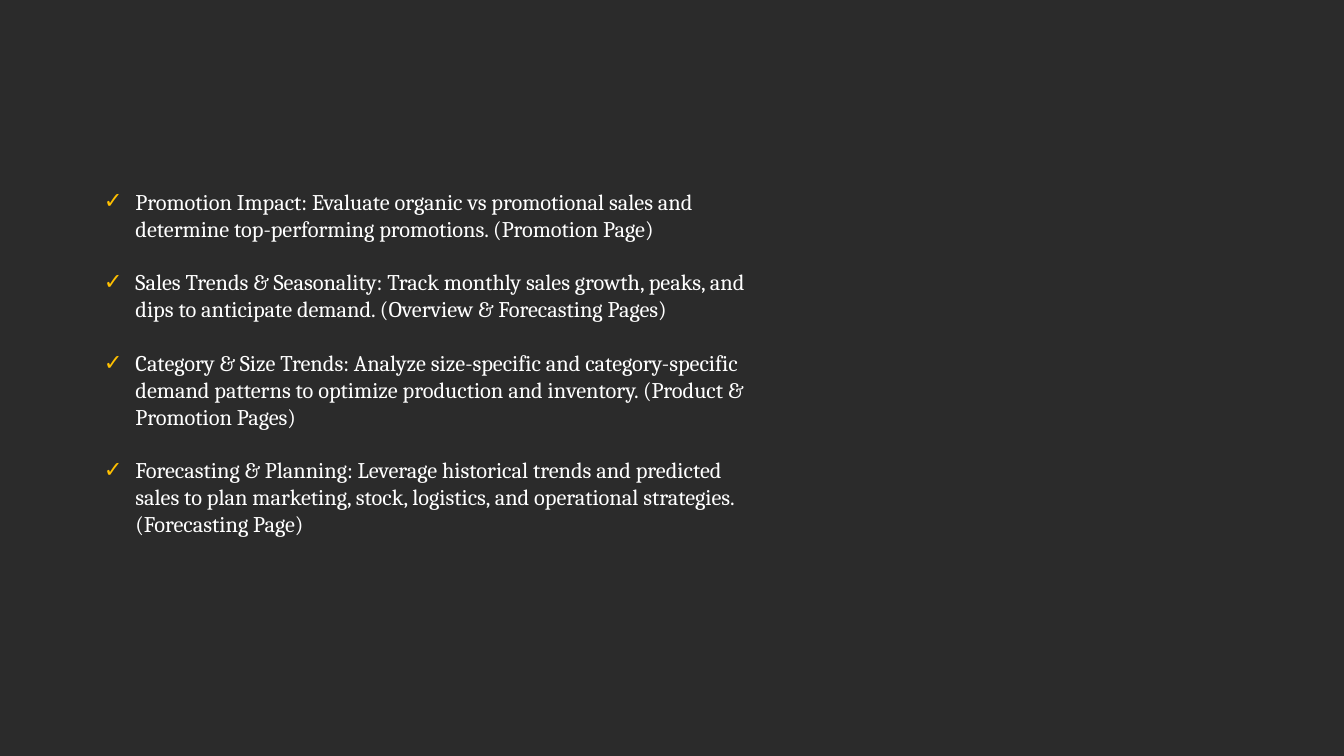
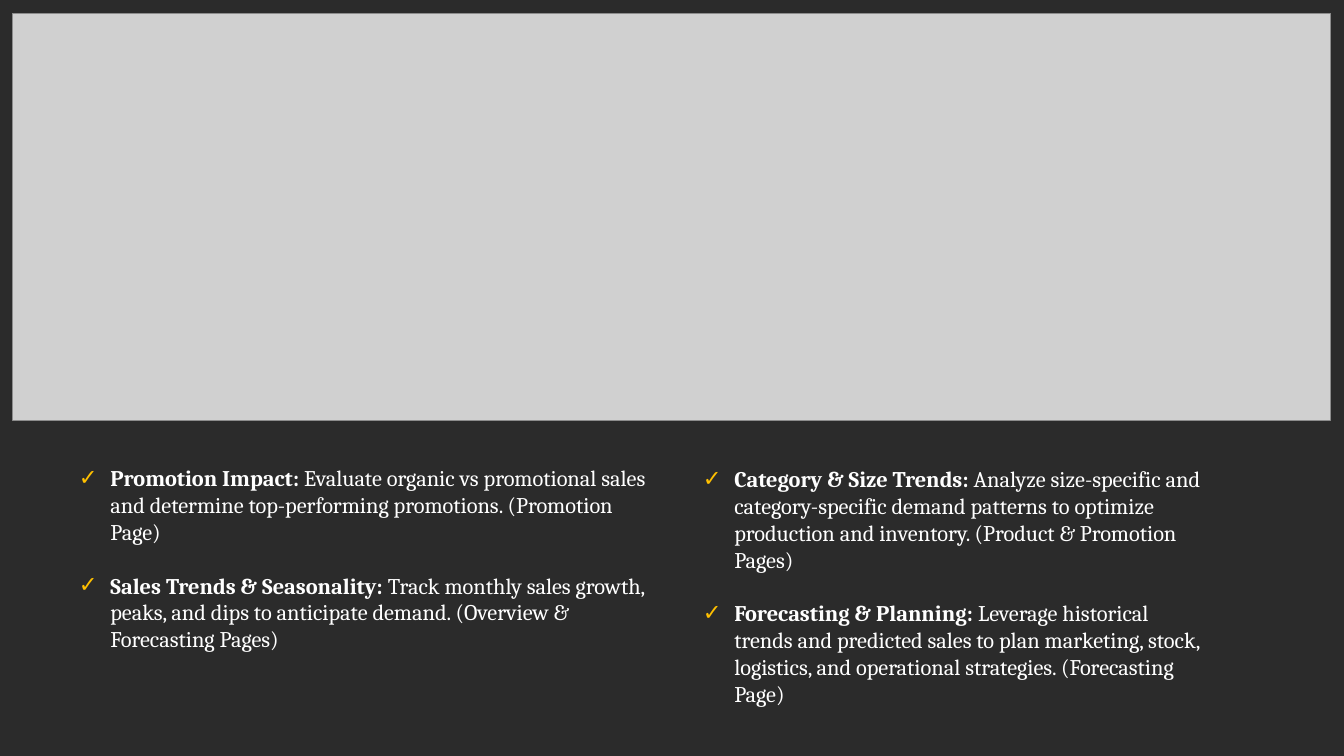
Before and after one commit to prafullwahatule/BI-Amazon-Sale-Report, a slide deck: slide 25 of Report/Amazon Sales Report.pptx. Drawn at 1344x756 pixels with LibreOffice and Linux fonts; fonts in the diff are those of the drawing; grey boxes stand for pictures; background and template pictures are left out; a plain dark background stands for a picture behind light text. Boxes give left, top, right and bottom in pixels: in the first picture for what was removed or moved away, otherwise in the second. Text is boxed around its words. In the diff, an @@ line names an element or a change of style, - is before the commit and + after.

```diff
--- a/Report/Amazon Sales Report.pptx
+++ b/Report/Amazon Sales Report.pptx
@@ picture added at [12, 13, 1331, 420] @@
@@ text at [135, 355, 737, 537]: paragraphs removed @@
-✓ Category & Size Trends: Analyze size-specific and category-specific demand patterns to optimize production and inventory. (Product & Promotion Pages)
-✓ Forecasting & Planning: Leverage historical trends and predicted sales to plan marketing, stock, logistics, and operational strategies. (Forecasting Page)
@@ text "Promotion Impact: Evaluate organic vs ...": place and size @@
-text "Promotion Impact: Evaluate organic vs ..." at [135, 194, 745, 537]
+text "Promotion Impact: Evaluate organic vs ..." at [110, 470, 646, 652]
@@ text "Promotion Impact: Evaluate organic vs ..." at [110, 470, 646, 652]: bold on in "Promotion Impact:", "Sales Trends & Seasonality:" @@
@@ text added at [734, 471, 1201, 707], 16 pt, text #FFFFFF @@
+✓ Category & Size Trends: Analyze size-specific and category-specific demand patterns to optimize production and inventory. (Product & Promotion Pages)
+✓ Forecasting & Planning: Leverage historical trends and predicted sales to plan marketing, stock, logistics, and operational strategies. (Forecasting Page)
```
Also in this commit, not shown: 11 other slides changed, 1 other file.
